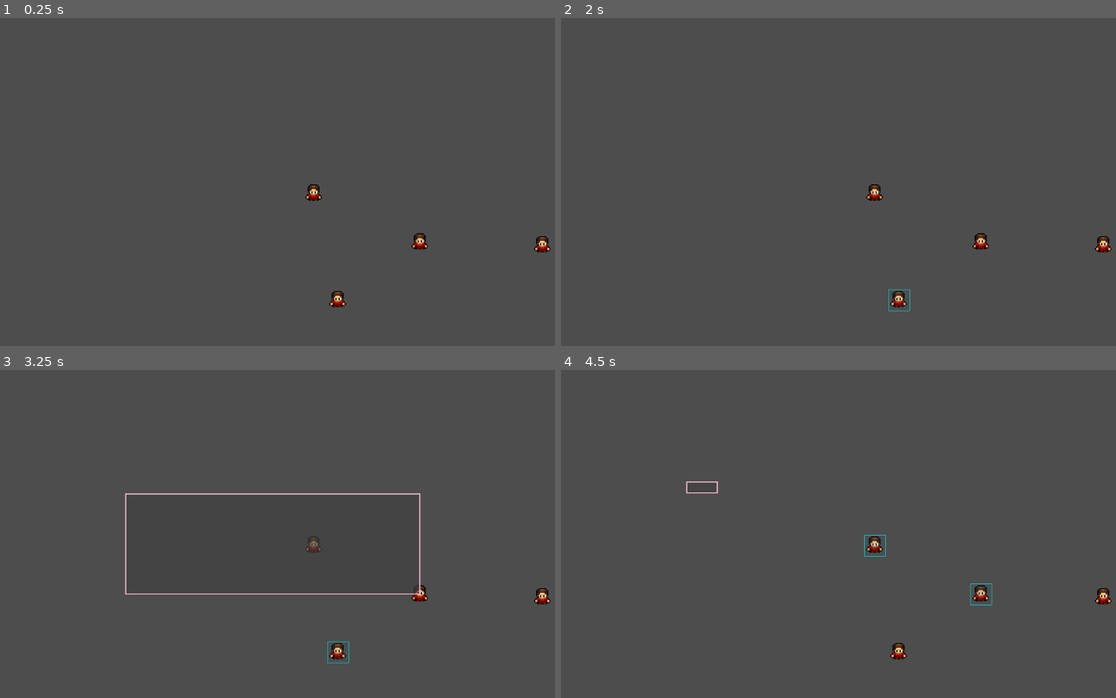
Above: before the commit, frames 1-4 (two rows, left to right).
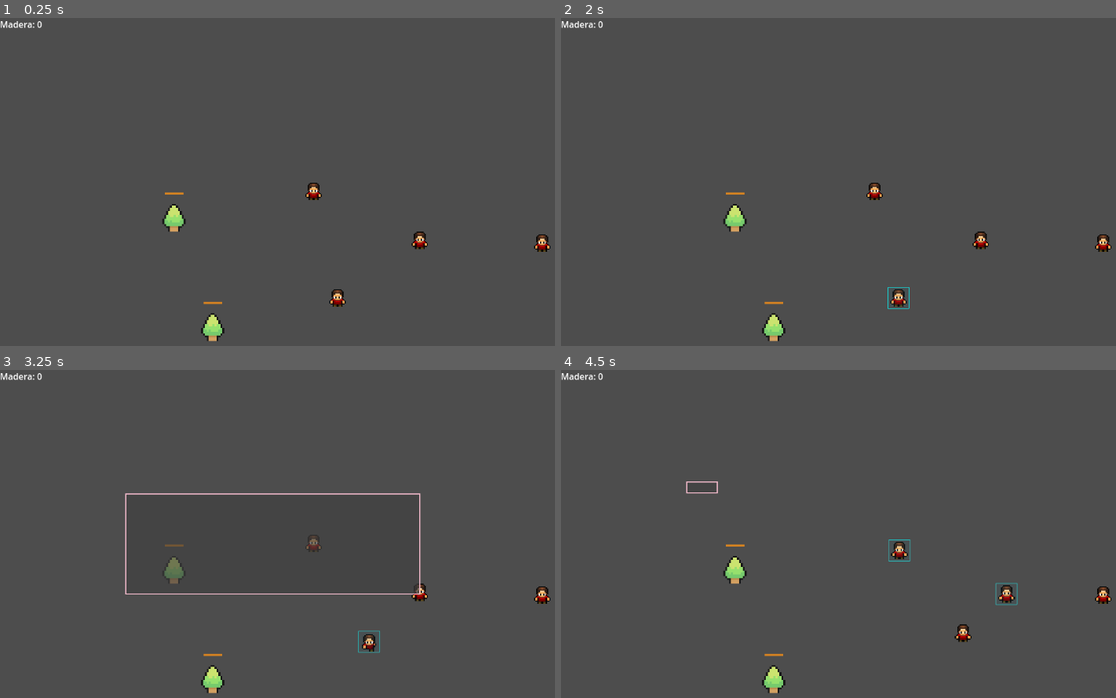
Above: after the commit, the same moments.

Repository: AjCu/godot-rts-pixel-game
Game: Godot game, scene res://world.tscn
The game is run twice, just before and just after one commit, with the same random seed, the same clock (stepped at 60 frames per second) and the same inputs.
Inputs (mouse positions are in pixels of both pictures, inside the frame that each line leads up to):
- Up to frame 1 (0.25 s): no input
- Up to frame 2 (2 s): tap Enter at 0.5 s; drag from (877, 195) to (938, 116) at 0.52 s; drag from (899, 300) to (844, 264) at 1.27 s
- Up to frame 3 (3.25 s): move the mouse to (543, 596) at 2.02 s; hold Right mouse button (RightClick, bound only after the commit) 2.03-2.75 s; click (543, 596) at 2.1 s; drag from (421, 593) to (127, 494) at 2.77 s
- Up to frame 4 (4.5 s): move the mouse to (1060, 599) at 3.52 s; hold Right mouse button (RightClick, bound only after the commit) 3.53-4.25 s; click (1060, 599) at 3.6 s; drag from (688, 494) to (783, 458) at 4.27 s

The runs differ from the first frame. In frame 1, 1.1% of the frame differs, in the area x 0-100%, y 0-99%; in frame 2, 1.1%; in frame 3, 1.1%; in frame 4, 1.6%.

Commit message:
Anado parte 3, chopeando arboles

Diff:
--- /dev/null
+++ b/Global/Game.gd
@@ -0,0 +1,13 @@
+extends Node
+
+
+var Wood = 0
+
+# Called when the node enters the scene tree for the first time.
+func _ready():
+	pass # Replace with function body.
+
+
+# Called every frame. 'delta' is the elapsed time since the previous frame.
+func _process(delta):
+	pass
--- /dev/null
+++ b/UI.gd
@@ -0,0 +1,8 @@
+extends CanvasLayer
+
+@onready var label = $Label
+
+
+# Called every frame. 'delta' is the elapsed time since the previous frame.
+func _process(delta):
+	label.text = "Madera: " + str(Game.Wood)
--- a/UI/Camera.gd
+++ b/UI/Camera.gd
@@ -37,9 +37,10 @@
 			isDragging = false
 			draw_area(false)
 			emit_signal("area_selected",self)
-
-
-
+		else:
+			end = start
+			isDragging=false
+			draw_area(false)
 
 
 func _input(event):
--- a/project.godot
+++ b/project.godot
@@ -15,6 +15,10 @@
 config/features=PackedStringArray("4.1", "Mobile")
 config/icon="res://icon.svg"
 
+[autoload]
+
+Game="*res://Global/Game.gd"
+
 [input]
 
 LeftClick={
@@ -22,6 +26,11 @@
 "events": [Object(InputEventMouseButton,"resource_local_to_scene":false,"resource_name":"","device":-1,"window_id":0,"a …(253 unchanged characters)…
 ]
 }
+RightClick={
+"deadzone": 0.5,
+"events": [Object(InputEventMouseButton,"resource_local_to_scene":false,"resource_name":"","device":-1,"window_id":0,"alt_pressed":false,"shift_pressed":false,"ctrl_pressed":false,"meta_pressed":false,"button_mask":0,"position":Vector2(0, 0),"global_position":Vector2(0, 0),"factor":1.0,"button_index":2,"canceled":false,"pressed":false,"double_click":false,"script":null)
+]
+}
 
 [rendering]
 
--- a/units/unit.gd
+++ b/units/unit.gd
@@ -3,8 +3,12 @@
 
 @export var selected = false
 @onready var box = get_node("Box")
+@onready var anim = get_node("AnimationPlayer")
 
+@onready var target = position
+var follow_cursor = false
 
+var Speed = 50
 func _ready():
 	set_selected(selected)
 
@@ -12,6 +16,7 @@
 
 
 func set_selected(value):
+	selected = value
 	box.visible = value
 
 
@@ -19,3 +24,21 @@
 
 func _on_input_event(viewport, event, shape_idx):
 	pass # Replace with function body.
+
+
+func _input(event):
+	if event.is_action_pressed("RightClick"):
+		follow_cursor = true
+	if event.is_action_released("RightClick"):
+		follow_cursor = false
+
+func _physics_process(delta):
+	if follow_cursor == true:
+		if selected == true:
+			target = get_global_mouse_position()
+			anim.play('Walk Down')
+	velocity = position.direction_to(target)*Speed
+	if position.distance_to(target) > 20:
+		move_and_slide()
+	else:
+		anim.stop()
--- a/units/unit.tscn
+++ b/units/unit.tscn
@@ -17,26 +17,70 @@
 shadow_color = Color(0.113725, 0.513726, 0.611765, 0.0705882)
 shadow_size = 1
 
+[sub_resource type="Animation" id="Animation_yesmd"]
+length = 0.001
+tracks/0/type = "value"
+tracks/0/imported = false
+tracks/0/enabled = true
+tracks/0/path = NodePath("Human-worker-red:frame")
+tracks/0/interp = 1
+tracks/0/loop_wrap = true
+tracks/0/keys = {
+"times": PackedFloat32Array(0),
+"transitions": PackedFloat32Array(1),
+"update": 1,
+"values": [1]
+}
+
+[sub_resource type="Animation" id="Animation_482ma"]
+resource_name = "Walk"
+length = 0.5
+loop_mode = 1
+tracks/0/type = "value"
+tracks/0/imported = false
+tracks/0/enabled = true
+tracks/0/path = NodePath("Human-worker-red:frame")
+tracks/0/interp = 1
+tracks/0/loop_wrap = true
+tracks/0/keys = {
+"times": PackedFloat32Array(0, 0.1, 0.2, 0.3, 0.4),
+"transitions": PackedFloat32Array(1, 1, 1, 1, 1),
+"update": 1,
+"values": [1, 2, 3, 4, 1]
+}
+
+[sub_resource type="AnimationLibrary" id="AnimationLibrary_40afe"]
+_data = {
+"RESET": SubResource("Animation_yesmd"),
+"Walk Down": SubResource("Animation_482ma")
+}
+
 [node name="Unit" type="CharacterBody2D"]
 position = Vector2(-2, 0)
 script = ExtResource("1_17h22")
 
 [node name="CollisionShape2D" type="CollisionShape2D" parent="."]
-position = Vector2(3, 2)
+position = Vector2(2, -2)
 shape = SubResource("RectangleShape2D_uiobh")
 
 [node name="Human-worker-red" type="Sprite2D" parent="."]
-position = Vector2(7, 5.00002)
+position = Vector2(2, -1)
 scale = Vector2(2.16667, 2.16667)
 texture = ExtResource("1_4oc0k")
-hframes = 21
-vframes = 7
+hframes = 5
+vframes = 8
+frame = 1
 
 [node name="Box" type="Panel" parent="."]
-offset_left = -17.0
-offset_top = -18.0
-offset_right = 23.0
-offset_bottom = 22.0
+offset_left = -18.0
+offset_top = -22.0
+offset_right = 22.0
+offset_bottom = 18.0
 theme_override_styles/panel = SubResource("StyleBoxFlat_mof0v")
 
+[node name="AnimationPlayer" type="AnimationPlayer" parent="."]
+libraries = {
+"": SubResource("AnimationLibrary_40afe")
+}
+
 [connection signal="input_event" from="." to="." method="_on_input_event"]
--- /dev/null
+++ b/world-objects/tree.gd
@@ -0,0 +1,48 @@
+extends StaticBody2D
+
+var totalTime = 10
+var currTime
+var units = 0
+@onready var bar = $ProgressBar
+@onready var timer = $Timer
+
+# Called when the node enters the scene tree for the first time.
+func _ready():
+	currTime = totalTime
+	bar.max_value = totalTime
+
+
+# Called every frame. 'delta' is the elapsed time since the previous frame.
+func _process(delta):
+	bar.value = currTime
+	if currTime <= 0:
+		treeChopped()
+
+
+
+func _on_chop_area_body_entered(body):
+	if "Unit" in body.name:
+		units += 1
+		startChopping()
+
+
+func _on_chop_area_body_shape_exited(body_rid, body, body_shape_index, local_shape_index):
+	if "Unit" in body.name:
+		units -= 1
+		if(units <= 0):
+			timer.stop()
+
+
+func _on_timer_timeout():
+	currTime -= 1*units
+	var tween = get_tree().create_tween()
+	tween.tween_property(bar, "value", currTime, 0.5).set_trans(Tween.TRANS_LINEAR)
+
+
+func startChopping():
+	timer.start()
+
+
+func treeChopped():
+	Game.Wood += 10
+	queue_free()
--- /dev/null
+++ b/world-objects/tree.tscn
@@ -0,0 +1,52 @@
+[gd_scene load_steps=7 format=3 uid="uid://cknb26gpcqkgc"]
+
+[ext_resource type="Script" path="res://world-objects/tree.gd" id="1_htp48"]
+[ext_resource type="Texture2D" uid="uid://ohc5cjuxa3fs" path="res://Trees.png" id="1_qs4h0"]
+
+[sub_resource type="RectangleShape2D" id="RectangleShape2D_nkhh5"]
+size = Vector2(18.5, 9.5)
+
+[sub_resource type="CircleShape2D" id="CircleShape2D_afn1j"]
+radius = 36.0139
+
+[sub_resource type="StyleBoxFlat" id="StyleBoxFlat_3qiuf"]
+bg_color = Color(0, 0.666667, 0.803922, 1)
+
+[sub_resource type="StyleBoxFlat" id="StyleBoxFlat_3x83n"]
+bg_color = Color(0.839216, 0.513726, 0.129412, 1)
+
+[node name="Tree" type="StaticBody2D"]
+script = ExtResource("1_htp48")
+
+[node name="Trees" type="Sprite2D" parent="."]
+position = Vector2(3, 0)
+scale = Vector2(3.5625, 3.40625)
+texture = ExtResource("1_qs4h0")
+hframes = 4
+frame = 2
+
+[node name="CollisionShape2D" type="CollisionShape2D" parent="."]
+position = Vector2(-1, 19)
+shape = SubResource("RectangleShape2D_nkhh5")
+
+[node name="chopArea" type="Area2D" parent="."]
+
+[node name="CollisionShape2D" type="CollisionShape2D" parent="chopArea"]
+position = Vector2(0, -3)
+shape = SubResource("CircleShape2D_afn1j")
+
+[node name="Timer" type="Timer" parent="."]
+
+[node name="ProgressBar" type="ProgressBar" parent="."]
+offset_left = -17.0
+offset_top = -48.0
+offset_right = 17.0
+offset_bottom = -44.0
+theme_override_styles/background = SubResource("StyleBoxFlat_3qiuf")
+theme_override_styles/fill = SubResource("StyleBoxFlat_3x83n")
+value = 50.0
+show_percentage = false
+
+[connection signal="body_entered" from="chopArea" to="." method="_on_chop_area_body_entered"]
+[connection signal="body_shape_exited" from="chopArea" to="." method="_on_chop_area_body_shape_exited"]
+[connection signal="timeout" from="Timer" to="." method="_on_timer_timeout"]
--- a/world.tscn
+++ b/world.tscn
@@ -1,8 +1,10 @@
-[gd_scene load_steps=5 format=3 uid="uid://p0grng5qdfqx"]
+[gd_scene load_steps=7 format=3 uid="uid://p0grng5qdfqx"]
 
 [ext_resource type="Script" path="res://world.gd" id="1_4intc"]
 [ext_resource type="Script" path="res://UI/Camera.gd" id="1_woyqp"]
 [ext_resource type="PackedScene" uid="uid://dywrmpc3qludp" path="res://units/unit.tscn" id="2_w6g4k"]
+[ext_resource type="Script" path="res://UI.gd" id="3_3ex6o"]
+[ext_resource type="PackedScene" uid="uid://cknb26gpcqkgc" path="res://world-objects/tree.tscn" id="4_3gdna"]
 
 [sub_resource type="StyleBoxFlat" id="StyleBoxFlat_tr80h"]
 bg_color = Color(0.25098, 0.25098, 0.25098, 0.662745)
@@ -19,9 +21,14 @@
 script = ExtResource("1_woyqp")
 
 [node name="UI" type="CanvasLayer" parent="."]
+script = ExtResource("3_3ex6o")
 
 [node name="Panel" type="Panel" parent="UI"]
 theme_override_styles/panel = SubResource("StyleBoxFlat_tr80h")
+
+[node name="Label" type="Label" parent="UI"]
+offset_right = 40.0
+offset_bottom = 23.0
 
 [node name="Units" type="Node2D" parent="."]
 
@@ -36,3 +43,11 @@
 
 [node name="Unit4" parent="Units" groups=["unit"] instance=ExtResource("2_w6g4k")]
 position = Vector2(193, 87)
+
+[node name="Objects" type="Node2D" parent="."]
+
+[node name="Tree" parent="Objects" instance=ExtResource("4_3gdna")]
+position = Vector2(-256, 45)
+
+[node name="Tree2" parent="Objects" instance=ExtResource("4_3gdna")]
+position = Vector2(-185, 246)
Binary file changed: Human-Worker-Red.png
Binary file added: Trees.png
Not shown, added: Trees.png.import
Not shown: 1 places in units/unit.tscn that only renumber resources
